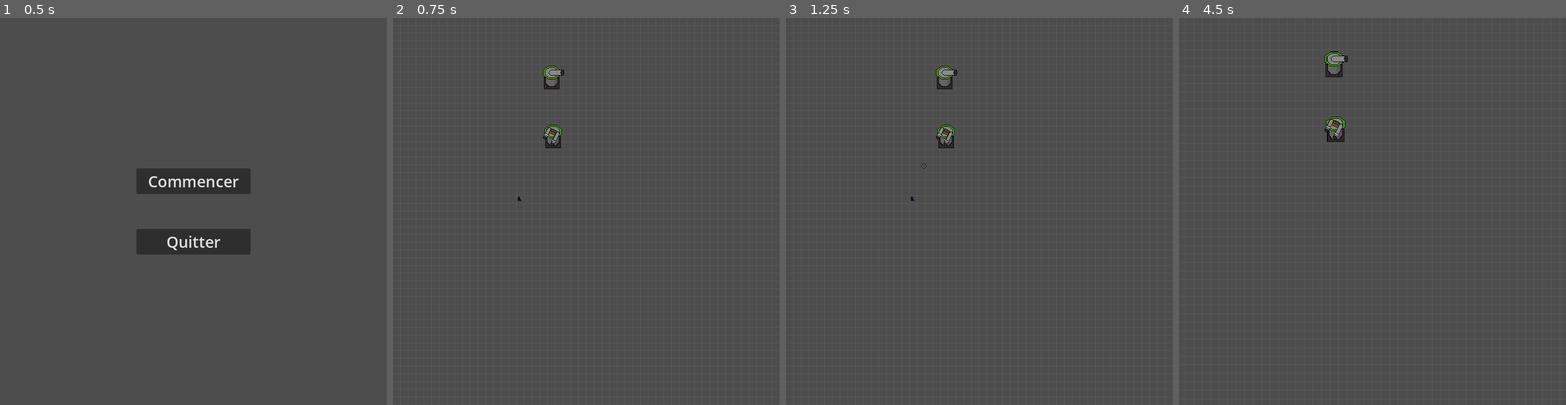
Above: before the commit, frames 1-4 (left to right).
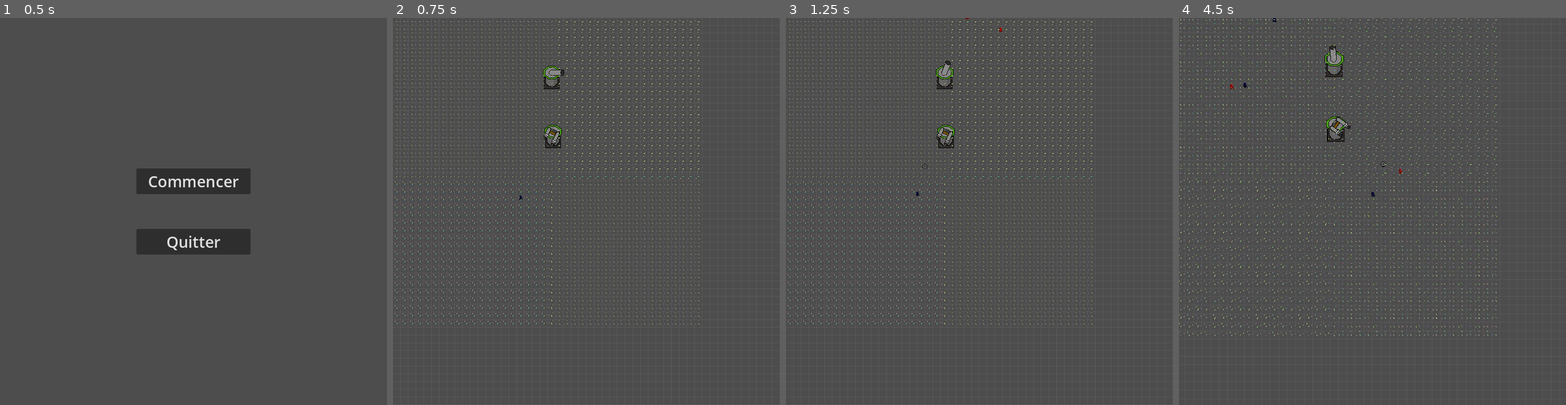
Above: after the commit, the same moments.

Repository: Cax36940/WonderJamDogot
Game: Godot game, scene res://main.tscn
Same seed, same stepped clock (60 frames per second), same inputs: the game is played once before the commit and once after it.
Inputs (mouse positions are in pixels of both pictures, inside the frame that each line leads up to):
- Up to frame 1 (0.5 s): no input
- Up to frame 2 (0.75 s): click "Commencer" at 0.5 s
- Up to frame 3 (1.25 s): no input
- Up to frame 4 (4.5 s): tap Enter at 1.25 s; move the mouse to (1457, 192) at 1.27 s; tap Mouse wheel up (camera_zoom_in) at 1.35, 4.35 s; tap Space at 2 s; move the mouse to (1295, 230) at 2.02 s; tap Mouse wheel down (camera_zoom_out) at 2.1 s; move the mouse to (1411, 126) at 2.77 s; press the mouse at (1411, 126) at 2.78 s; move the mouse to (1353, 288) at 3.52 s; release the mouse at (1353, 288) at 3.53 s; tap Middle mouse button (mouse_move) at 3.6 s; move the mouse to (1488, 269) at 4.27 s

Frame 1 is identical in both runs. In frame 2, 2.0% of the frame differs, in the area x 0-80%, y 0-80%; in frame 3, 2.1%; in frame 4, 2.5%, in the area x 0-83%, y 0-83%.

Commit message:
Pathfinding + cannon works

Diff:
--- a/ennemies/spawner.gd
+++ b/ennemies/spawner.gd
@@ -12,7 +12,7 @@
 
 # Called every frame. 'delta' is the elapsed time since the previous frame.
 func _process(delta: float) -> void:
-	#timer -= delta
+	timer -= delta
 	if timer < 0 :
 		timer = ENNEMY_SPAWN_TIME
 		spawn()
--- a/world.tscn
+++ b/world.tscn
@@ -1,11 +1,12 @@
-[gd_scene load_steps=7 format=3 uid="uid://bi422o21y7s82"]
+[gd_scene load_steps=8 format=3 uid="uid://bi422o21y7s82"]
 
 [ext_resource type="Script" path="res://world.gd" id="1_n6rbg"]
-[ext_resource type="PackedScene" uid="uid://dwi20ek5nku6n" path="res://grid_sprite.tscn" id="2_8suw1"]
+[ext_resource type="PackedScene" uid="uid://5a0oqdy4xgx8" path="res://grid_sprite.tscn" id="2_8suw1"]
 [ext_resource type="PackedScene" uid="uid://25ocrsgv466b" path="res://ennemies/spawner.tscn" id="2_n0e68"]
 [ext_resource type="Script" path="res://camera.gd" id="3_lexd8"]
-[ext_resource type="PackedScene" uid="uid://c2j1dqkuy8hjq" path="res://tower/tower_canon.tscn" id="3_o1h1v"]
-[ext_resource type="PackedScene" uid="uid://dxc2w3eq7jqtl" path="res://tower/tower_canonDouble.tscn" id="5_wkvil"]
+[ext_resource type="PackedScene" path="res://tower/tower_canon.tscn" id="3_o1h1v"]
+[ext_resource type="PackedScene" uid="uid://mkojoc68cgue" path="res://pathfinding/pathfinding.tscn" id="4_lna7t"]
+[ext_resource type="PackedScene" path="res://tower/tower_canonDouble.tscn" id="5_wkvil"]
 
 [node name="World" type="Node2D"]
 script = ExtResource("1_n6rbg")
@@ -29,3 +30,5 @@
 
 [node name="TowerCanon" parent="." instance=ExtResource("3_o1h1v")]
 position = Vector2(328, 135)
+
+[node name="Pathfinding" parent="." instance=ExtResource("4_lna7t")]
Not shown: 1 places in obstacle/basic_wall.tscn that only renumber resources
Not shown: 1 places in tower/base_tower.tscn that only renumber resources
Not shown: 1 places in tower/detection_area.tscn that only renumber resources
